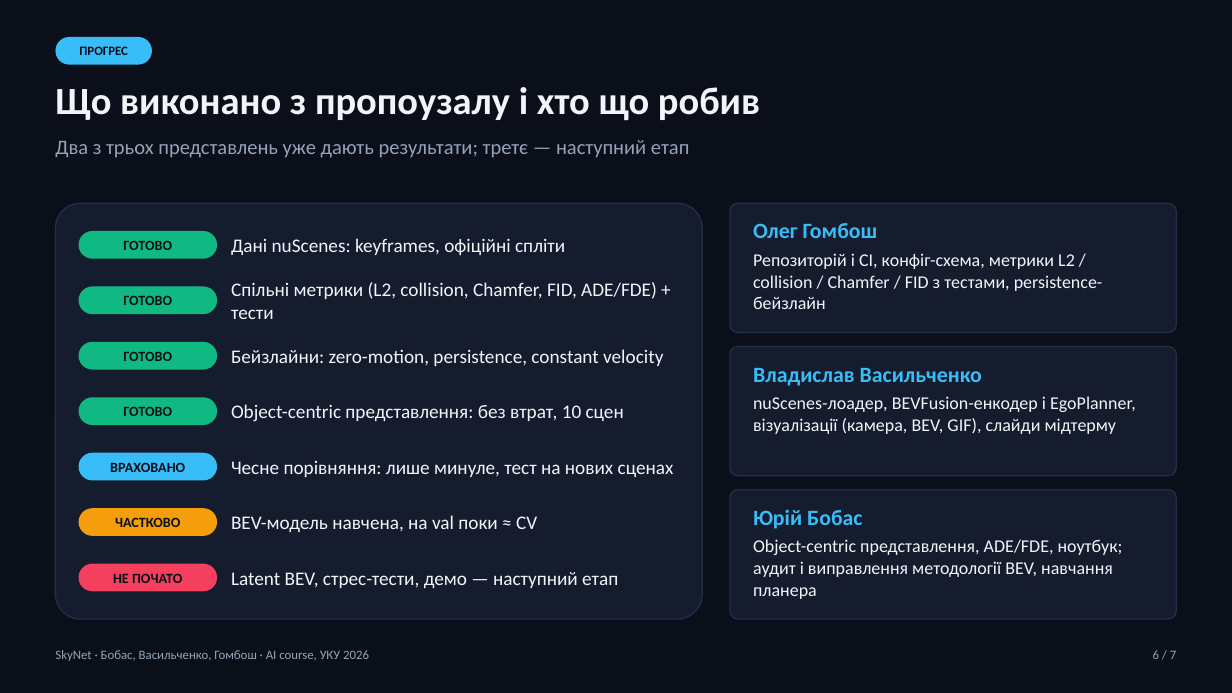
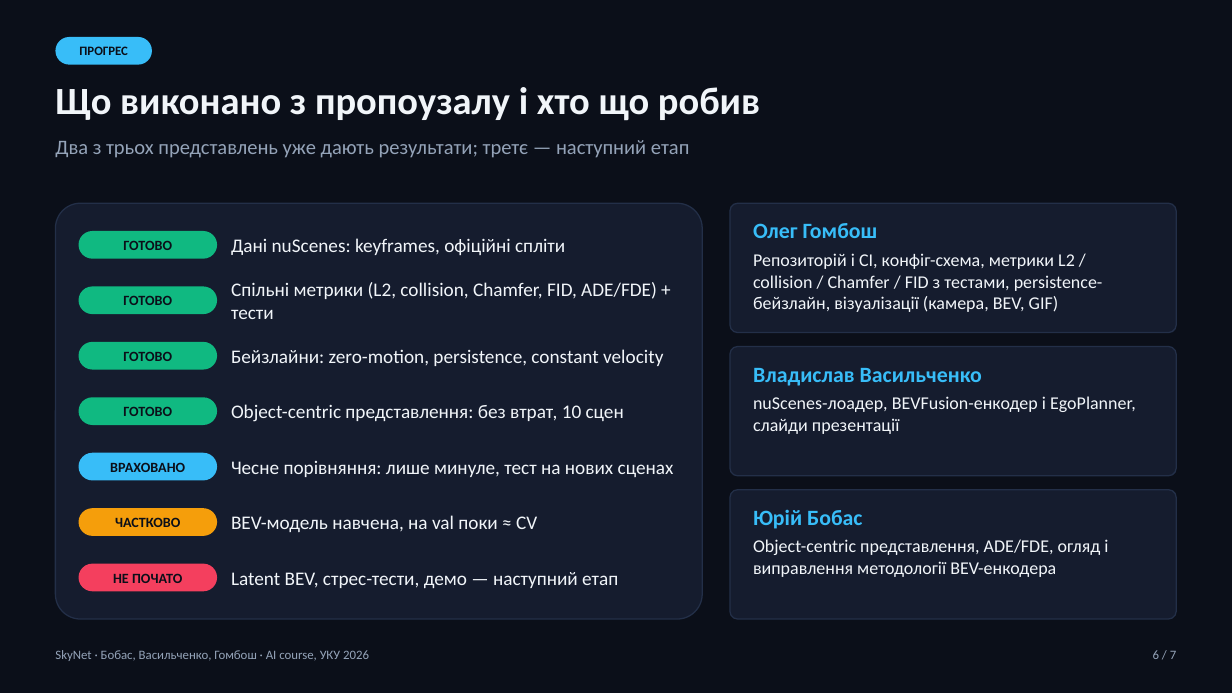
Before and after one commit to Hombosh-dev/SkyNet, a slide deck: slide 6 of docs/slides/Midterm_Presentation_Bobas_Vasylchenko_Hombosh.pptx. Drawn at 1232x693 pixels with LibreOffice and Linux fonts; fonts in the diff are those of the drawing. Boxes give left, top, right and bottom in pixels: in the first picture for what was removed or moved away, otherwise in the second. Text is boxed around its words. In the diff, an @@ line names an element or a change of style, - is before the commit and + after.

```diff
--- a/docs/slides/Midterm_Presentation_Bobas_Vasylchenko_Hombosh.pptx
+++ b/docs/slides/Midterm_Presentation_Bobas_Vasylchenko_Hombosh.pptx
@@ text at <box>753,253,1103,312</box>: text changed @@
-Репозиторій і CI, конфіг-схема, метрики L2 / collision / Chamfer / FID з тестами, persistence-бейзлайн
+Репозиторій і CI, конфіг-схема, метрики L2 / collision / Chamfer / FID з тестами, persistence-бейзлайн, візуалізації (камера, BEV, GIF)
@@ text at <box>753,396,1136,434</box>: text changed @@
-nuScenes-лоадер, BEVFusion-енкодер і EgoPlanner, візуалізації (камера, BEV, GIF), слайди мідтерму
+nuScenes-лоадер, BEVFusion-енкодер і EgoPlanner, слайди презентації
@@ text at <box>753,539,1108,577</box>: text changed @@
-Object-centric представлення, ADE/FDE, ноутбук; аудит і виправлення методології BEV, навчання планера
+Object-centric представлення, ADE/FDE, огляд і виправлення методології BEV-енкодера
```
Also in this commit, not shown: 5 other slides changed, 4 other files.
